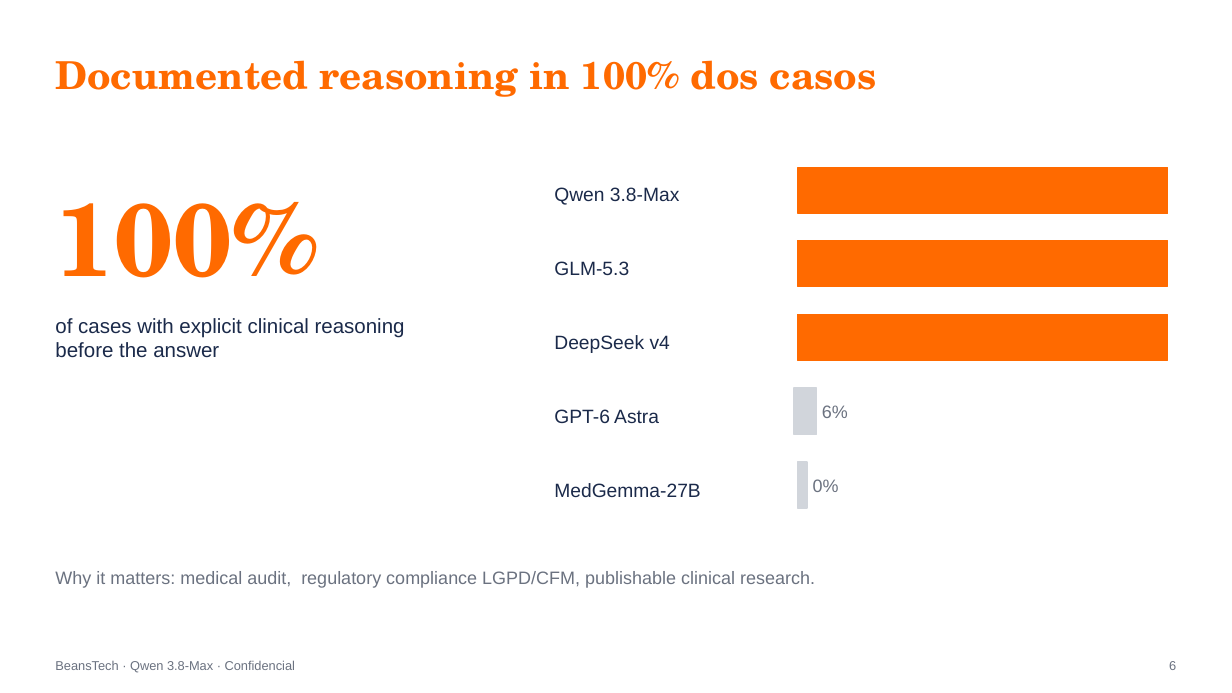
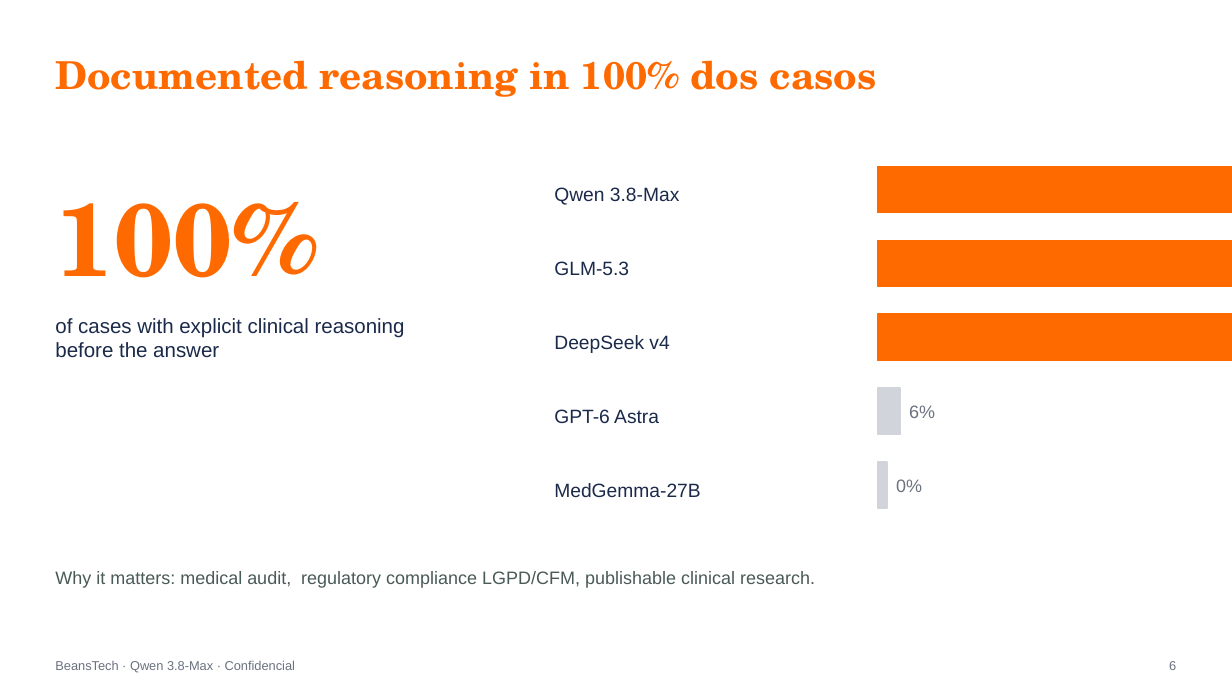
Before and after one commit to beanstechhub/healthtech-infra, a slide deck: slide 6 of apresentacoes/Qwen_Medicina_Eric_EN.pptx. Drawn at 1232x693 pixels with LibreOffice and Linux fonts; fonts in the diff are those of the drawing. Boxes give left, top, right and bottom in pixels: in the first picture for what was removed or moved away, otherwise in the second. Text is boxed around its words. In the diff, an @@ line names an element or a change of style, - is before the commit and + after.

Commit message:
Slides completos: LGPD, IA como ferramenta, Einstein 5/8 preenchidos, Qwen 5/6/8 com contexto clínico, Benchmark 10 slides

```diff
--- a/apresentacoes/Qwen_Medicina_Eric_EN.pptx
+++ b/apresentacoes/Qwen_Medicina_Eric_EN.pptx
@@ 4 rectangles: place and size @@
-4 rectangles at box(798, 167, 1168, 508)
+4 rectangles at box(878, 166, 1232, 508)
@@ 2 texts, 1 rectangle: place and size @@
-2 texts, 1 rectangle at box(794, 388, 848, 492)
+2 texts, 1 rectangle at box(878, 388, 935, 492)
@@ text "Why it matters: medical audit, ..." at box(55, 571, 815, 588): text colour #6B7280 to #4A5A57 @@
```
Also in this commit, not shown: 6 other slides changed, 10 other files.
